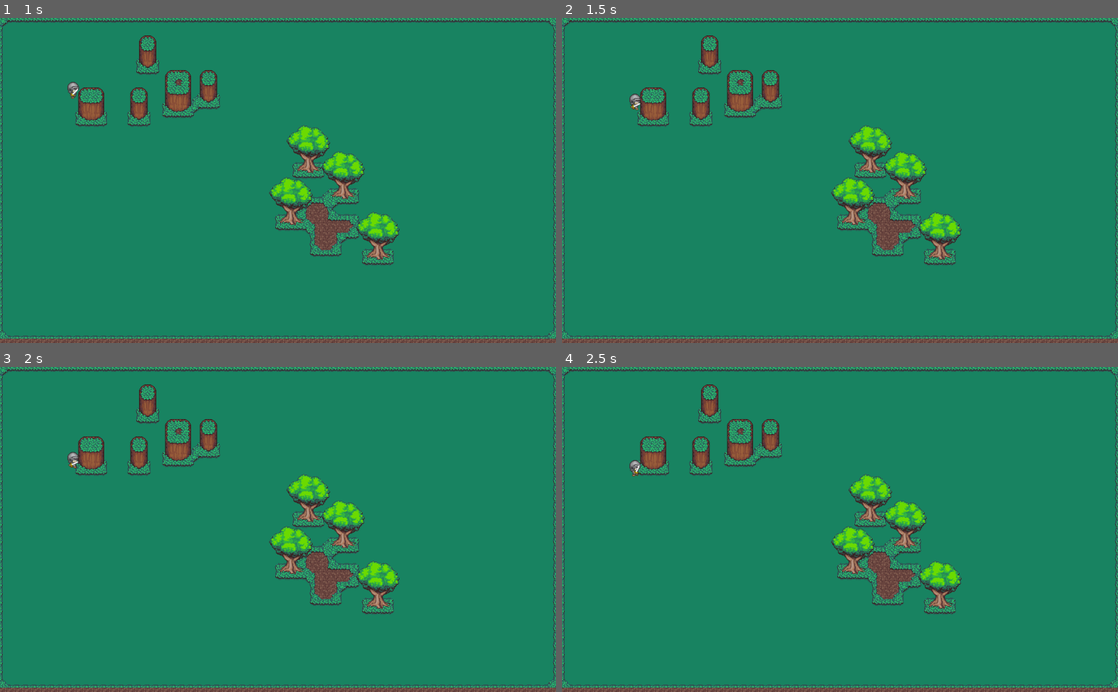
Above: before the commit, frames 1-4 (two rows, left to right).
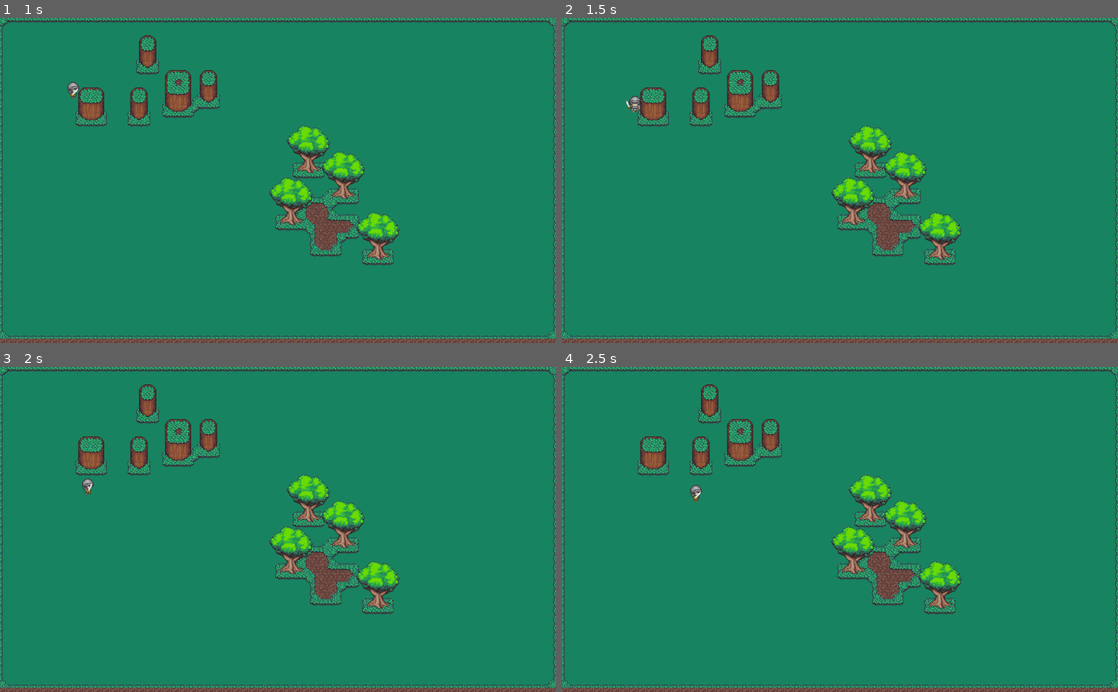
Above: after the commit, the same moments.

Repository: kyrick/godot-NPC-move
Game: Godot game, scene res://src/Levels/TestLevel.tscn
The game is run twice, just before and just after one commit, with the same random seed, the same clock (stepped at 60 frames per second) and the same inputs.
Inputs (mouse positions are in pixels of both pictures, inside the frame that each line leads up to):
- Up to frame 1 (1 s): tap Enter at 0.5 s; move the mouse to (400, 164) at 0.52 s; click (400, 164) at 0.67 s
- Up to frame 2 (1.5 s): move the mouse to (728, 196) at 1.27 s; click (728, 196) at 1.42 s
- Up to frame 3 (2 s): no input
- Up to frame 4 (2.5 s): move the mouse to (895, 458) at 2.02 s; click (895, 458) at 2.17 s

Frame 1 is identical in both runs. In frame 2, 0.1% of the frame differs, in the area x 11-15%, y 23-30%; in frame 3, 0.2%, in the area x 12-17%, y 26-40%; in frame 4, 0.2%.

Commit message:
fix bug preventing NPC from following new mouse target

Diff:
--- a/src/Actor/NPC/NPC.gd
+++ b/src/Actor/NPC/NPC.gd
@@ -19,6 +19,7 @@
 
 func _input(event):
 	if event is InputEventMouseButton:
+		_target = Vector2.ZERO
 		_mouse_target = event.position
 
 
